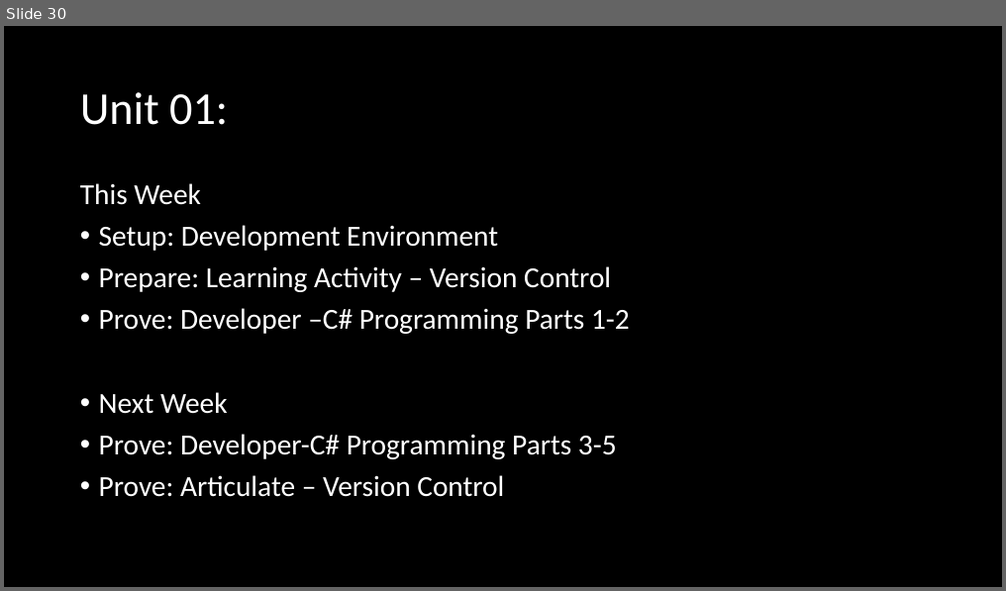
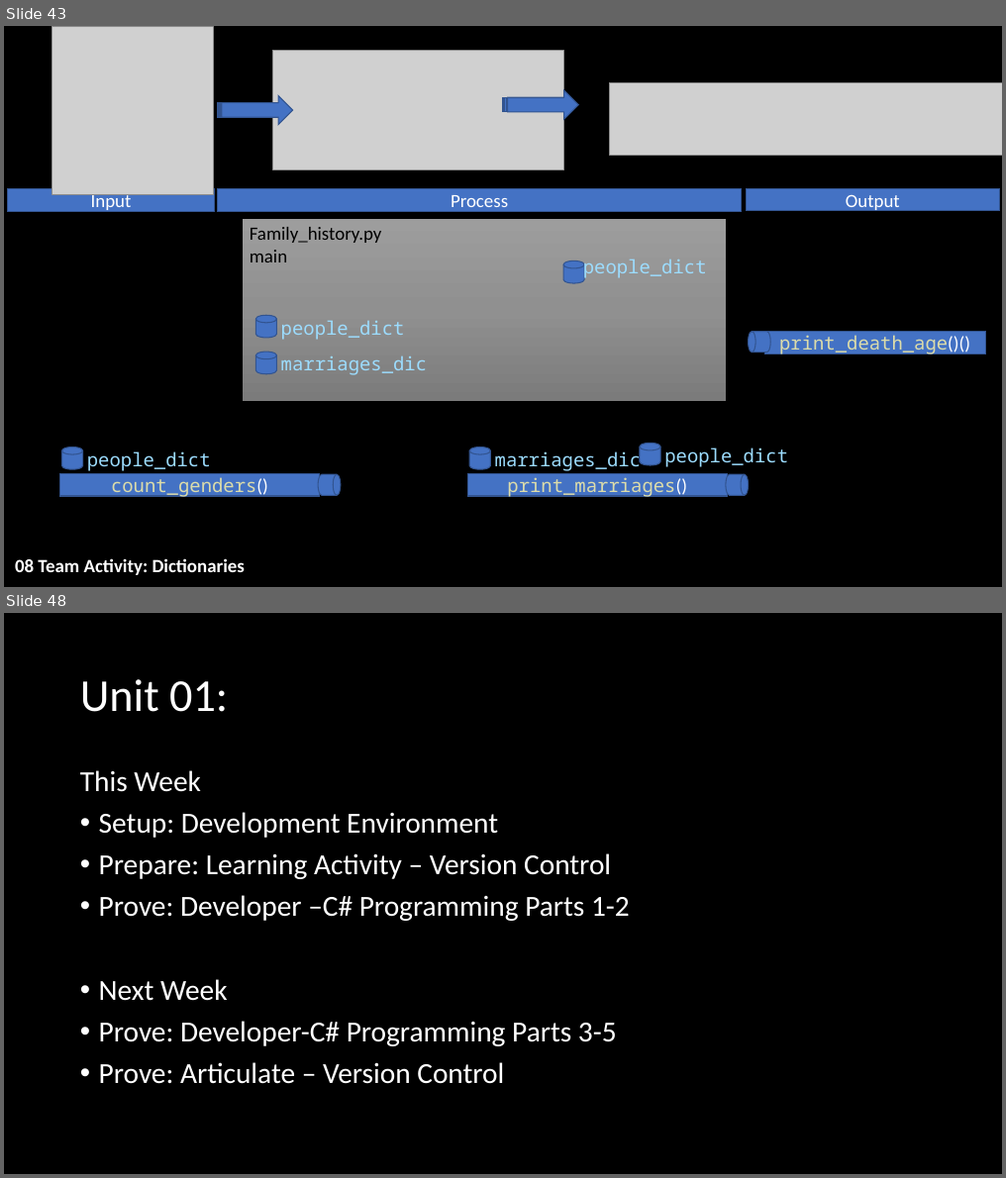
Before and after one commit to BroClements/CSE210ProgwClasses, a slide deck: CSE210Wk01ProgrammingTools.pptx. Shown one above the other, each under a label of ours: slide 30 before the commit, slides 43 and 48 after it; the slides between them are not shown. The pictures are 1006x591 and 1006x1178 pixels, drawn with LibreOffice and Linux fonts; fonts in the diff are those of the drawing; grey boxes stand for pictures. Boxes give left, top, right and bottom in pixels: in the first picture for what was removed or moved away, otherwise in the second. Text is boxed around its words. In the diff, an @@ line names an element or a change of style, - is before the commit and + after.

```diff
--- a/CSE210Wk01ProgrammingTools.pptx
+++ b/CSE210Wk01ProgrammingTools.pptx
@@ slide 43 added at <box>4,26,1002,587</box>, background #000000 @@
@@ picture added at <box>52,27,213,194</box> @@
@@ picture added at <box>272,51,564,170</box> @@
@@ picture added at <box>610,82,1002,155</box> @@
@@ striped right arrow added at <box>218,95,293,125</box>, fill #4472C4, outline #325491 1 pt @@
@@ striped right arrow added at <box>503,90,579,120</box>, fill #4472C4, outline #325491 1 pt @@
@@ rectangle added at <box>8,189,215,212</box>, fill #4472C4, outline #325491 1 pt, 18 pt, text #FFFFFF @@
+Input
@@ rectangle added at <box>218,189,742,212</box>, fill #4472C4, outline #325491 1 pt, 18 pt, text #FFFFFF @@
+Process
@@ rectangle added at <box>746,188,1000,211</box>, fill #4472C4, outline #325491 1 pt, 18 pt, text #FFFFFF @@
+Output
@@ rectangle added at <box>242,218,727,402</box>, fill gradient #9D9D9D to #909090 to #7C7C7C, outline #000000 0.5 pt, 18 pt, text #000000 @@
+Family_history.py
+main
@@ cylinder added at <box>563,261,584,283</box>, fill #4472C4, outline #325491 1 pt @@
@@ text added at <box>583,260,707,279</box>, 18 pt, text #9CDCFE @@
+people_dict
@@ cylinder added at <box>255,316,276,338</box>, fill #4472C4, outline #325491 1 pt @@
@@ text added at <box>281,321,405,340</box>, 18 pt, text #9CDCFE @@
+people_dict
@@ cylinder added at <box>255,352,276,374</box>, fill #4472C4, outline #325491 1 pt @@
@@ cylinder added at <box>748,332,770,353</box>, fill #4472C4, outline #325491 1 pt @@
@@ rectangle added at <box>764,332,985,354</box>, fill #4472C4, outline #325491 1 pt, 18 pt, text #DCDCAA @@
+print_death_age()()
@@ text added at <box>281,357,427,375</box>, 18 pt, text #9CDCFE @@
+marriages_dic
@@ cylinder added at <box>61,448,82,470</box>, fill #4472C4, outline #325491 1 pt @@
@@ text added at <box>87,452,211,472</box>, 18 pt, text #9CDCFE @@
+people_dict
@@ cylinder added at <box>469,448,491,470</box>, fill #4472C4, outline #325491 1 pt @@
@@ text added at <box>495,449,641,472</box>, 18 pt, text #9CDCFE @@
+marriages_dic
@@ cylinder added at <box>640,443,660,466</box>, fill #4472C4, outline #325491 1 pt @@
@@ text added at <box>664,448,788,468</box>, 18 pt, text #9CDCFE @@
+people_dict
@@ rectangle added at <box>60,473,320,496</box>, fill #4472C4, outline #325491 1 pt, 18 pt, text #DCDCAA @@
+count_genders()
@@ cylinder added at <box>319,474,341,495</box>, fill #4472C4, outline #325491 1 pt @@
@@ rectangle added at <box>467,473,727,496</box>, fill #4472C4, outline #325491 1 pt, 18 pt, text #DCDCAA @@
+print_marriages()
@@ cylinder added at <box>726,474,748,495</box>, fill #4472C4, outline #325491 1 pt @@
@@ text added at <box>15,559,245,575</box>, 18 pt, text #FFFFFF, bold @@
+08 Team Activity: Dictionaries
@@ what was slide 30 is now slide 48 @@
```
Also in this commit, not shown: 1 slide changed, 23 other slides added.
